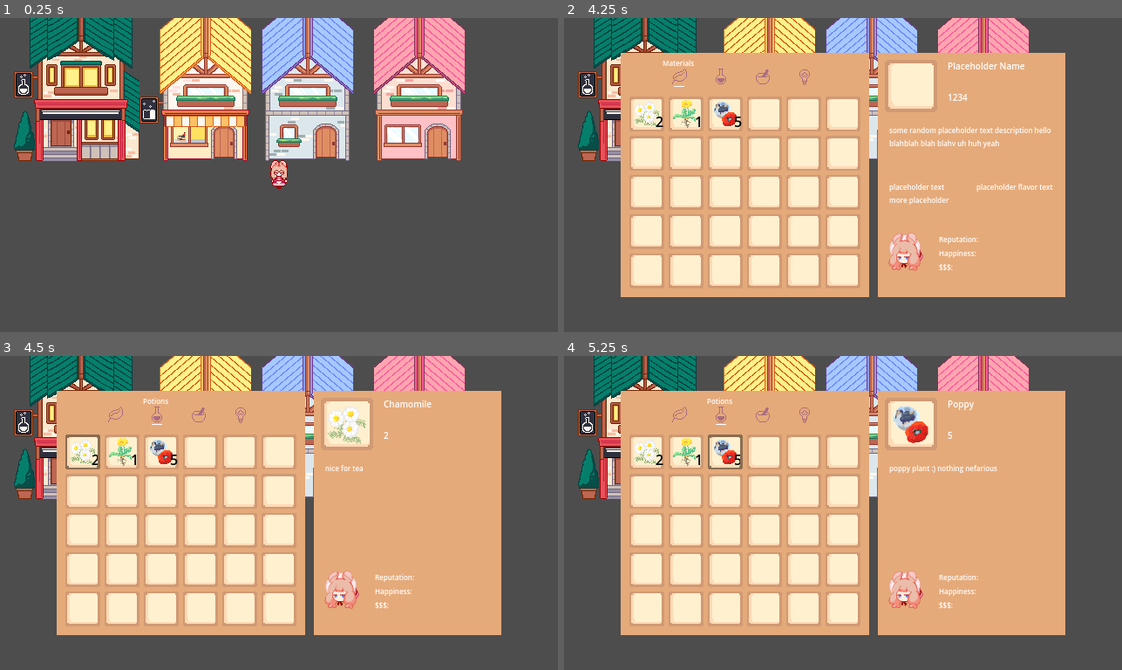
Above: before the commit, frames 1-4 (two rows, left to right).
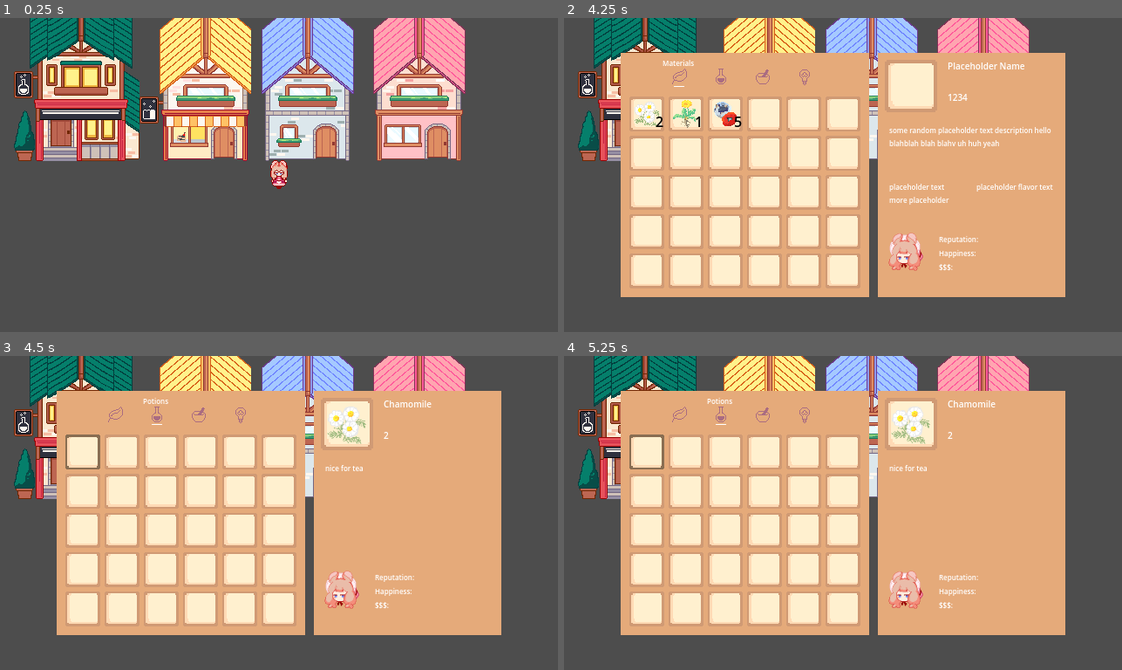
Above: after the commit, the same moments.

Repository: clara0/ApothecaryGame
Game: Godot game, scene res://scenes/main.tscn
The game is run twice, just before and just after one commit, with the same random seed, the same clock (stepped at 60 frames per second) and the same inputs.
Inputs:
- Up to frame 1 (0.25 s): no input
- Up to frame 2 (4.25 s): tap Enter (enter) at 0.5, 0.6, 1.55, 2.1, 2.75, 2.85, 3.8 s; hold W (up) 0.53-2.03 s; tap C (craft_temp) at 1.35, 3.6 s; tap Space at 2, 3.5 s; hold A (left) 2.03-3.53 s; hold S (down) from 3.53 s (still down); tap I (inventory) at 4.15 s
- Up to frame 3 (4.5 s): release S (down) at 4.28 s; hold D (right) from 4.28 s (still down); tap Enter (enter) at 4.35 s
- Up to frame 4 (5.25 s): tap Enter (enter) at 5, 5.1 s; release D (right) at 5.03 s; hold W (up) from 5.03 s (still down)

Frames 1-2 are identical in both runs. In frame 3, 0.6% of the frame differs, in the area x 12-32%, y 26-35%; in frame 4, 1.8%, in the area x 11-78%, y 13-38%.

Commit message:
inventory display now changes to relevant inventory when browsing navbar

Diff:
--- a/scenes/inventory/player_inv.gd
+++ b/scenes/inventory/player_inv.gd
@@ -10,7 +10,13 @@
 const row_len: int = 6
 const num_rows: int = 5
 
-@onready var inv = preload("res://inventory/invs/mat_inv_player.tres")
+@onready var invs: Array[Inv] = [
+	preload("res://inventory/invs/mat_inv_player.tres"),
+	preload("res://inventory/invs/pot_inv_player.tres"),
+	preload("res://inventory/invs/equip_inv_player.tres"),
+	preload("res://inventory/invs/item_inv_player.tres"),
+]
+
 @onready var slots: Array = $HSplitContainer/Inventory/MarginContainer/VBoxContainer/GridContainer.get_children()
 @onready var navbar: Array = $HSplitContainer/Inventory/MarginContainer/VBoxContainer/Navbar/MarginContainer/HBoxContainer.get_children()
 @onready var detail: Control = $HSplitContainer/Detail
@@ -22,13 +28,17 @@
 	preload("res://inventory/navbar/navbar_item.tres"),
 ]
 
+var focused_inv: Inv
+
 var is_open: bool = false
 var navbar_focused: bool = true
 var focus_slot: int = 0
 var focus_nav: int = 0
 
+
 func _ready() -> void:
-	inv.update.connect(update_slots)
+	focused_inv = invs[focus_nav]
+	focused_inv.update.connect(update_slots)
 	load_navbar()
 	update_slots()
 	close()
@@ -54,15 +64,14 @@
 	detail.load_slot(slots[focus_slot].get_slot())
 
 
-#TODO: add inv parameter for other invs !!!
 func update_slots()	 -> void:
-	var num_items: int = inv.inv_slots.size()
+	var num_items: int = focused_inv.inv_slots.size()
 	var i: int = 0
 	for s in slots:
 		if i >= num_items:
 			s.update(null)
 		else:
-			s.update(inv.inv_slots[i])
+			s.update(focused_inv.inv_slots[i])
 		i += 1
 
 
@@ -74,6 +83,7 @@
 			open()
 
 	if is_open:
+		# I really feel like there's a better way of doing this...
 		if navbar_focused:
 			if Input.is_action_just_pressed("right"):
 				browse_nav(Action.RIGHT)
@@ -133,6 +143,8 @@
 
 	navbar[old_nav].hide()
 	navbar[focus_nav].display()
+	focused_inv = invs[focus_nav]
+	update_slots()
 
 
 func browse_inv(action: Action) -> void:
@@ -148,8 +160,8 @@
 			focus_slot += row_len
 
 	if focus_slot < 0:
-		focus_slot = inv.inv_slots.size() - 1
-	elif focus_slot >= inv.inv_slots.size():
+		focus_slot = max(0, focused_inv.inv_slots.size() - 1)
+	elif focus_slot >= focused_inv.inv_slots.size():
 		focus_slot = 0
 	else:
 		focus_slot += row_len * num_rows
--- a/scenes/main.tscn
+++ b/scenes/main.tscn
@@ -1,15 +1,18 @@
-[gd_scene load_steps=17 format=4 uid="uid://ysuhy6cl4fqh"]
+[gd_scene load_steps=20 format=4 uid="uid://ysuhy6cl4fqh"]
 
 [ext_resource type="PackedScene" uid="uid://f8sn0a0pa6k7" path="res://scenes/player/player.tscn" id="1_404mn"]
 [ext_resource type="Script" uid="uid://bgl7tbyv2p2ux" path="res://scenes/player/player.gd" id="2_2fvrx"]
 [ext_resource type="Resource" uid="uid://ccnc7pxrcbm6c" path="res://inventory/invs/mat_inv_player.tres" id="5_bekfm"]
 [ext_resource type="PackedScene" uid="uid://co1hr67rpogvn" path="res://scenes/menus/game_menu.tscn" id="5_swrxa"]
 [ext_resource type="PackedScene" uid="uid://hoh6415bdbik" path="res://scenes/menus/potion/potion_craft_menu.tscn" id="6_lvwsc"]
+[ext_resource type="Resource" uid="uid://cdvi6ta8jtdw0" path="res://inventory/invs/equip_inv_player.tres" id="7_a8y0u"]
 [ext_resource type="Texture2D" uid="uid://dxwe7wll6ichw" path="res://graphics/background/bonnie_house.png" id="7_sr5wo"]
 [ext_resource type="PackedScene" uid="uid://w1u8cbkwbqho" path="res://scenes/inventory/player_inv.tscn" id="8_grqsx"]
+[ext_resource type="Resource" uid="uid://crbjmo3um6ppd" path="res://inventory/invs/item_inv_player.tres" id="8_jkv2x"]
 [ext_resource type="Texture2D" uid="uid://dqalsv0dgy6xy" path="res://graphics/background/nancy_house.png" id="8_r4heb"]
 [ext_resource type="Resource" uid="uid://dpoma8v12qm27" path="res://stats/player_stats.tres" id="8_ya4ey"]
 [ext_resource type="Texture2D" uid="uid://pbc5rnthj20g" path="res://graphics/background/npc_house.png" id="9_tqnn2"]
+[ext_resource type="Resource" uid="uid://b4txf742ux0yf" path="res://inventory/invs/pot_inv_player.tres" id="10_jbj1t"]
 [ext_resource type="Texture2D" uid="uid://dvcbb15llnjit" path="res://graphics/background/npc_house2.png" id="10_pul54"]
 
 [sub_resource type="TileSetAtlasSource" id="TileSetAtlasSource_3r542"]
@@ -402,7 +405,10 @@
 
 [node name="Player" parent="." instance=ExtResource("1_404mn")]
 script = ExtResource("2_2fvrx")
+equipment_inv = ExtResource("7_a8y0u")
+item_inv = ExtResource("8_jkv2x")
 material_inv = ExtResource("5_bekfm")
+potion_inv = ExtResource("10_jbj1t")
 stats = ExtResource("8_ya4ey")
 
 [node name="PotionCraftMenu" parent="." instance=ExtResource("6_lvwsc")]
--- a/scenes/player/player.gd
+++ b/scenes/player/player.gd
@@ -1,4 +1,11 @@
 extends CharacterBody2D
+
+enum Inventory {
+	EQUIP,
+	ITEM,
+	MAT,
+	POT,
+}
 
 enum Anim {
 	IDLE,
@@ -20,7 +27,10 @@
 var _curr_anim: Anim = Anim.IDLE
 var direction: Vector2 = Vector2.ZERO
 @onready var _animation_player = $AnimationPlayer
+@export var equipment_inv: Inv
+@export var item_inv: Inv
 @export var material_inv: Inv
+@export var potion_inv: Inv
 @export var stats: Stats
 
 
@@ -28,8 +38,23 @@
 	_animation_player.stop()
 
 
-func collect(item: InvItem) -> void:
-	material_inv.add(item)
+func _get_inv(inv: Inventory) -> Inv:
+	match inv:
+		Inventory.EQUIP:
+			return equipment_inv
+		Inventory.ITEM:
+			return item_inv
+		Inventory.MAT:
+			return material_inv
+		Inventory.POT:
+			return potion_inv
+		_:
+			return null
+
+
+func collect(item: InvItem, inv: Inventory) -> void:
+	var target = _get_inv(inv)
+	target.add(item)
 
 
 func give(item: InvItem) -> InvItem:
